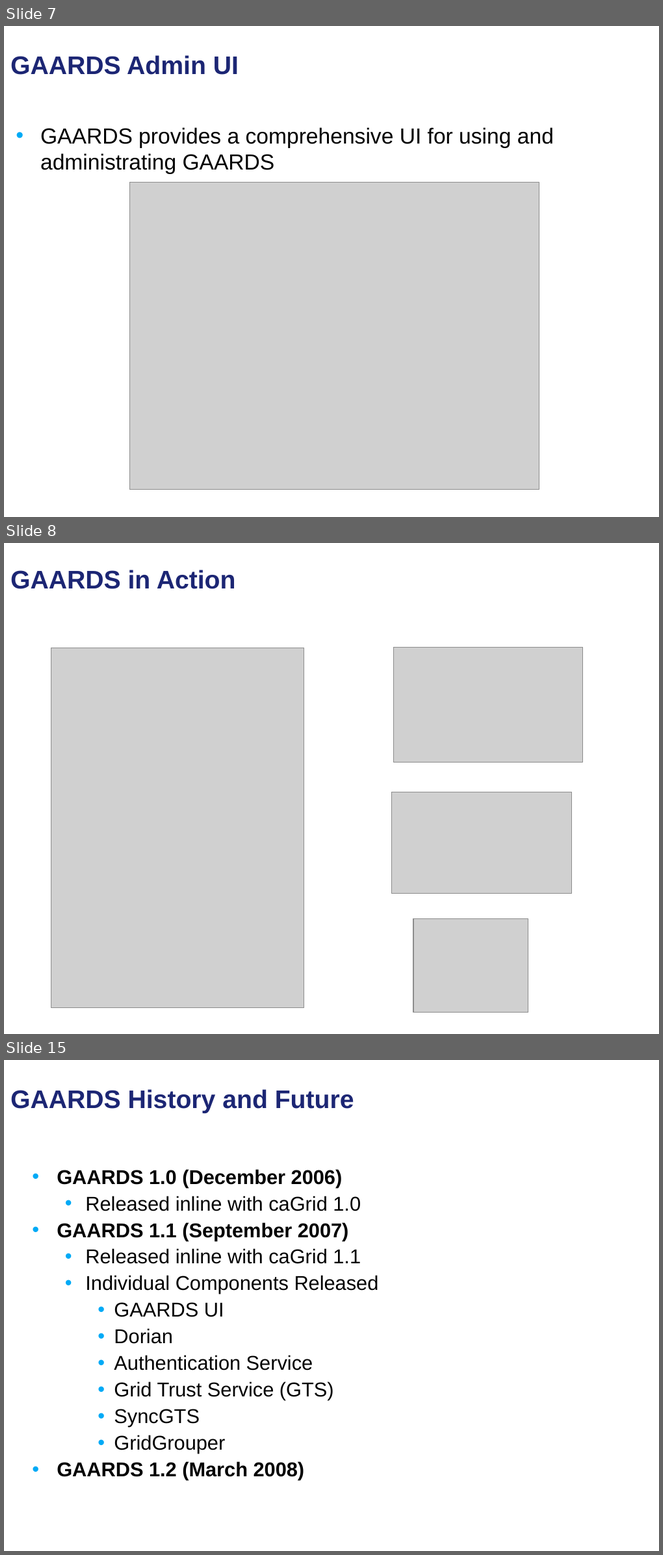
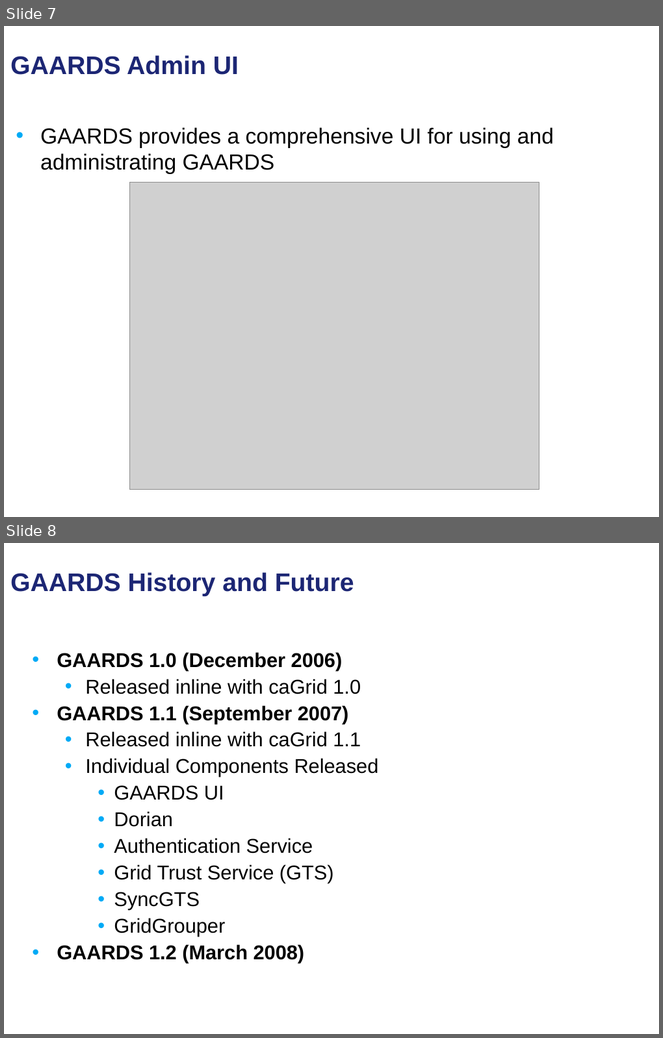
Before and after one commit to NCIP/cagrid-portal, a slide deck: cagrid-1-0/Documentation/presentations/security/gaards-arch-vcde-f2f-january-2008.ppt. Shown one above the other, each under a label of ours: slides 7, 8 and 15 before the commit, slides 7 and 8 after it; the slides between them are not shown. The pictures are 663x1555 and 663x1038 pixels, drawn with LibreOffice and Linux fonts; fonts in the diff are those of the drawing; grey boxes stand for pictures; background and template pictures are left out. Boxes give left, top, right and bottom in pixels: in the first picture for what was removed or moved away, otherwise in the second. Text is boxed around its words. In the diff, an @@ line names an element or a change of style, - is before the commit and + after.

```diff
--- a/cagrid-1-0/Documentation/presentations/security/gaards-arch-vcde-f2f-january-2008.ppt
+++ b/cagrid-1-0/Documentation/presentations/security/gaards-arch-vcde-f2f-january-2008.ppt
@@ slide 8 removed at (4,543,659,1034), background picture (left out) @@
@@ title removed at (10,570,236,589) @@
-GAARDS in Action
@@ picture removed at (51,648,305,1008) @@
@@ picture removed at (394,647,583,763) @@
@@ picture removed at (392,792,572,893) @@
@@ picture removed at (414,919,528,1013) @@
@@ what was slide 15 is now slide 8 @@
```
Also in this commit, not shown: 6 other slides removed.
